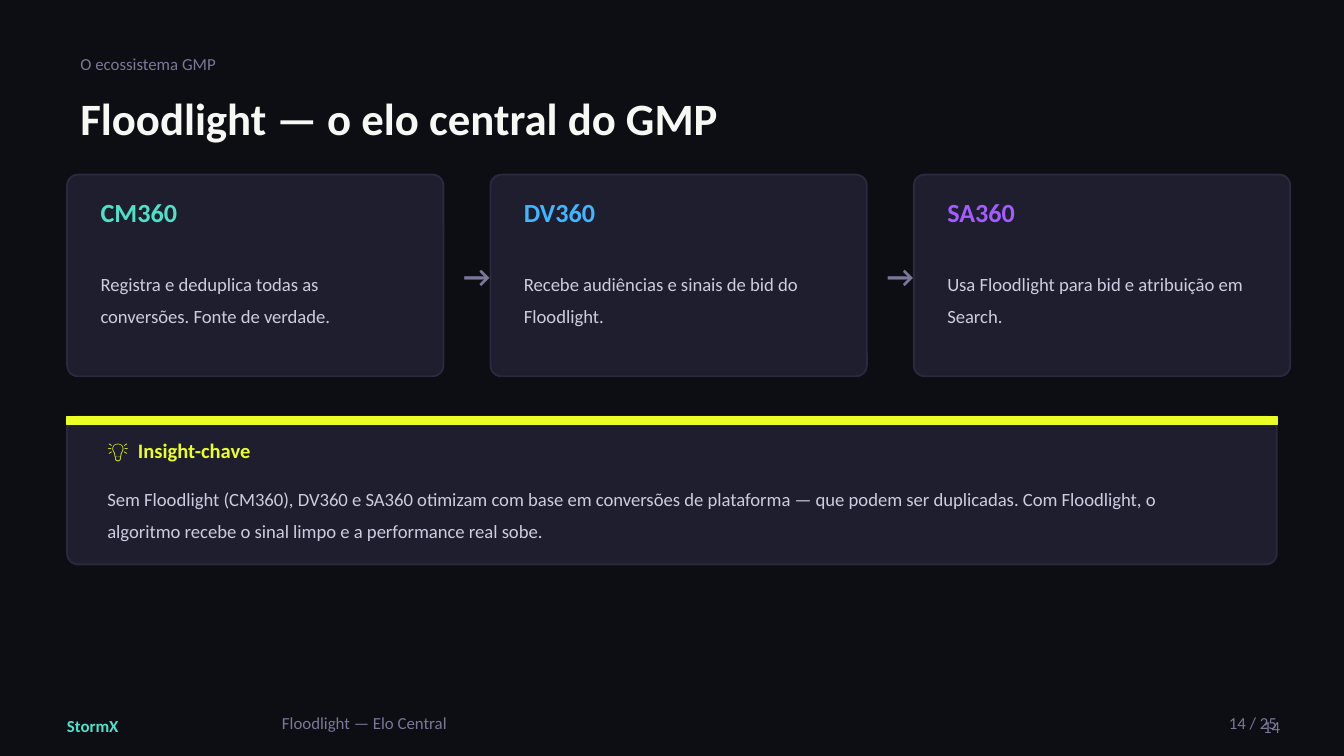
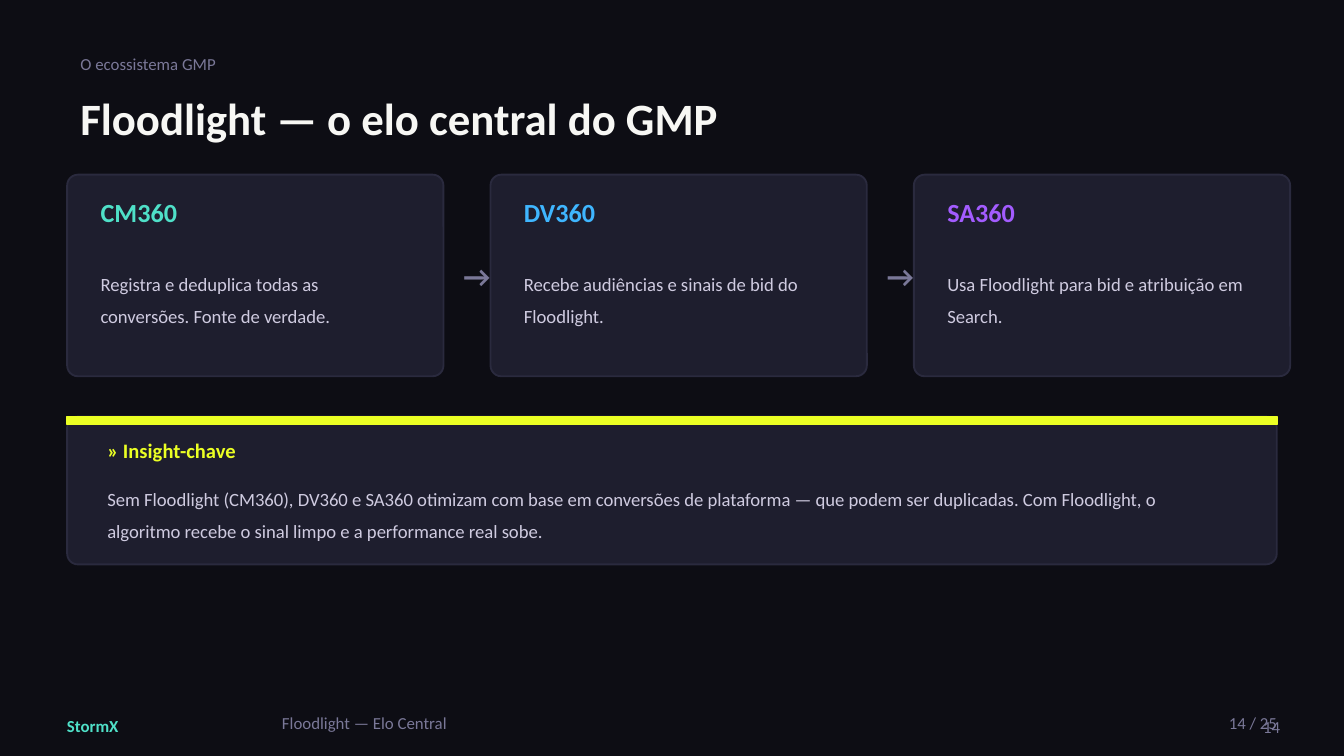
Before and after one commit to falssp/Projeto-NC, a slide deck: slide 14 of Treinamentos/CM360XFT-IN/StormX_-_CM360xFTIN_v01.pptx. Drawn at 1344x756 pixels with LibreOffice and Linux fonts; fonts in the diff are those of the drawing. Boxes give left, top, right and bottom in pixels: in the first picture for what was removed or moved away, otherwise in the second. Text is boxed around its words. In the diff, an @@ line names an element or a change of style, - is before the commit and + after.

```diff
--- a/Treinamentos/CM360XFT-IN/StormX_-_CM360xFTIN_v01.pptx
+++ b/Treinamentos/CM360XFT-IN/StormX_-_CM360xFTIN_v01.pptx
@@ text at (123, 443, 236, 462): text changed @@
-💡 Insight-chave
+» Insight-chave
```
Also in this commit, not shown: 6 other slides changed, 1 other file.
